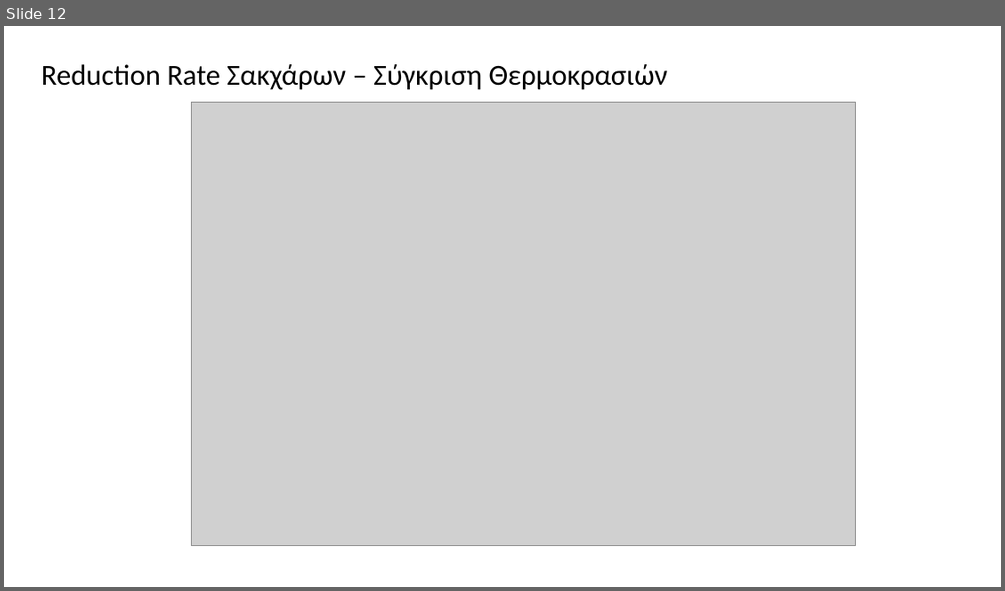
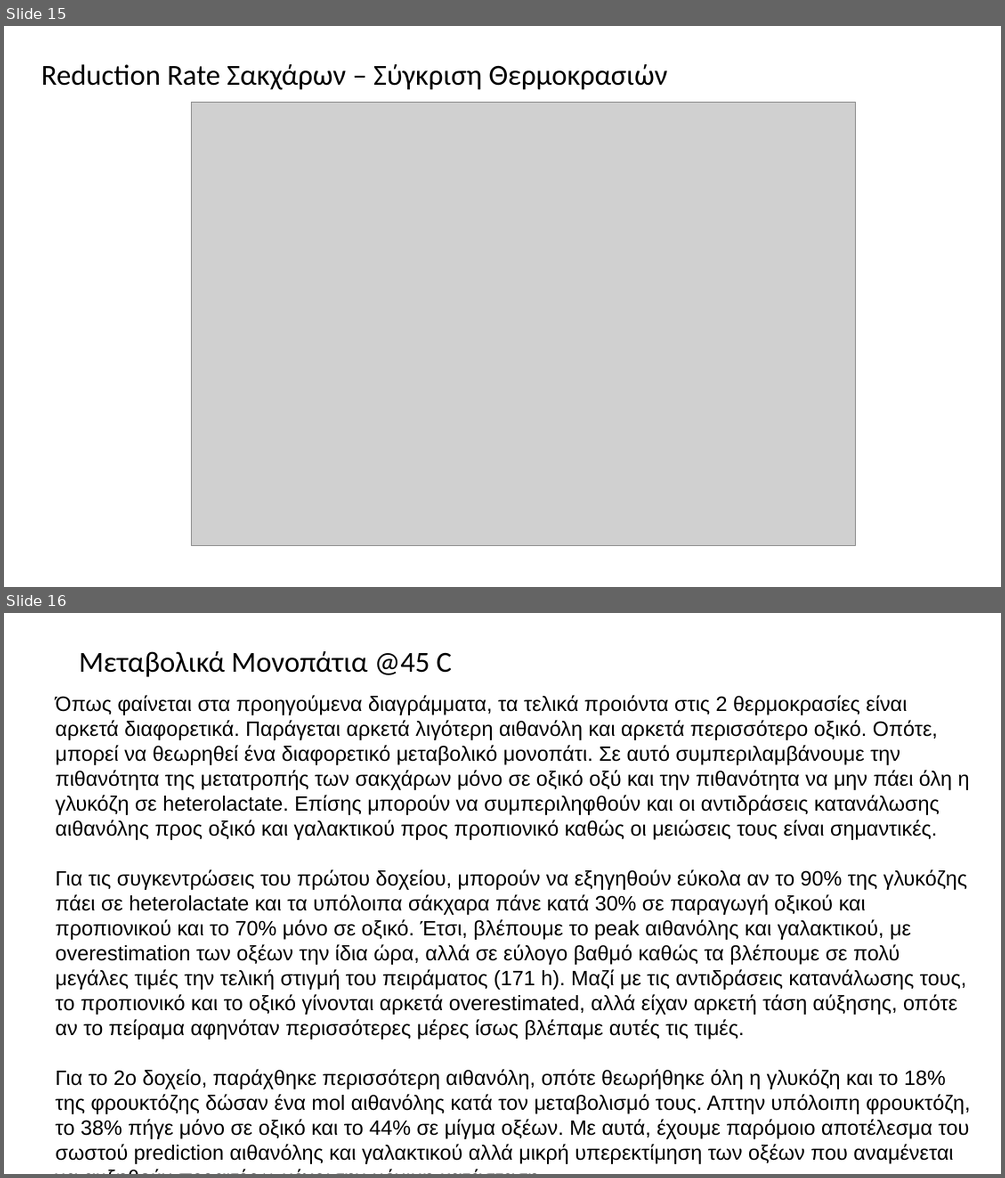
Before and after one commit to Vidianos-Giannitsis/masters-thesis, a slide deck: Reports/lab_scale_SSF_trial_2.pptx. Shown one above the other, each under a label of ours: slide 12 before the commit, slides 15 and 16 after it. The pictures are 1005x591 and 1005x1178 pixels, drawn with LibreOffice and Linux fonts; fonts in the diff are those of the drawing; grey boxes stand for pictures. Boxes give left, top, right and bottom in pixels: in the first picture for what was removed or moved away, otherwise in the second. Text is boxed around its words. In the diff, an @@ line names an element or a change of style, - is before the commit and + after.

```diff
--- a/Reports/lab_scale_SSF_trial_2.pptx
+++ b/Reports/lab_scale_SSF_trial_2.pptx
@@ slide 16 added at bbox=[4, 613, 1001, 1174], background #FFFFFF @@
@@ title added at bbox=[79, 651, 452, 677], 28 pt, text #000000 @@
+Μεταβολικά Μονοπάτια @45 C
@@ text added at bbox=[56, 695, 970, 1164], 20 pt, text #000000 @@
+Όπως φαίνεται στα προηγούμενα διαγράμματα, τα τελικά προιόντα στις 2 θερμοκρασίες είναι αρκετά διαφορετικά. Παράγεται αρκετά λιγότερη αιθανόλη και αρκετά περισσότερο οξικό. Οπότε, μπορεί να θεωρηθεί ένα διαφορετικό μεταβολικό μονοπάτι. Σε αυτό συμπεριλαμβάνουμε την πιθανότητα της μετατροπής των σακχάρων μόνο σε οξικό οξύ και την πιθανότητα να μην πάει όλη η γλυκόζη σε heterolactate. Επίσης μπορούν να συμπεριληφθούν και οι αντιδράσεις κατανάλωσης αιθανόλης προς οξικό και γαλακτικού προς προπιονικό καθώς οι μειώσεις τους είναι σημαντικές.
+Για τις συγκεντρώσεις του πρώτου δοχείου, μπορούν να εξηγηθούν εύκολα αν το 90% της γλυκόζης πάει σε heterolactate και τα υπόλοιπα σάκχαρα πάνε κατά 30% σε παραγωγή οξικού και προπιονικού και το 70% μόνο σε οξικό. Έτσι, βλέπουμε το peak αιθανόλης και γαλακτικού, με overestimation των οξέων την ίδια ώρα, αλλά σε εύλογο βαθμό καθώς τα βλέπουμε σε πολύ μεγάλες τιμές την τελική στιγμή του πειράματος (171 h). Μαζί με τις αντιδράσεις κατανάλωσης τους, το προπιονικό και το οξικό γίνονται αρκετά overestimated, αλλά είχαν αρκετή τάση αύξησης, οπότε αν το πείραμα αφηνόταν περισσότερες μέρες ίσως βλέπαμε αυτές τις τιμές.
+Για το 2ο δοχείο, παράχθηκε περισσότερη αιθανόλη, οπότε θεωρήθηκε όλη η γλυκόζη και το 18% της φρουκτόζης δώσαν ένα mol αιθανόλης κατά τον μεταβολισμό τους. Απτην υπόλοιπη φρουκτόζη, το 38% πήγε μόνο σε οξικό και το 44% σε μίγμα οξέων. Με αυτά, έχουμε παρόμοιο αποτέλεσμα του σωστού prediction αιθανόλης και γαλακτικού αλλά μικρή υπερεκτίμηση των οξέων που αναμένεται να αυξηθούν περαιτέρω μέχρι την μόνιμη κατάσταση.
@@ what was slide 12 is now slide 15 @@
```
Also in this commit, not shown: 5 slides changed, 8 other slides added, 4 slides removed, 19 other files.
